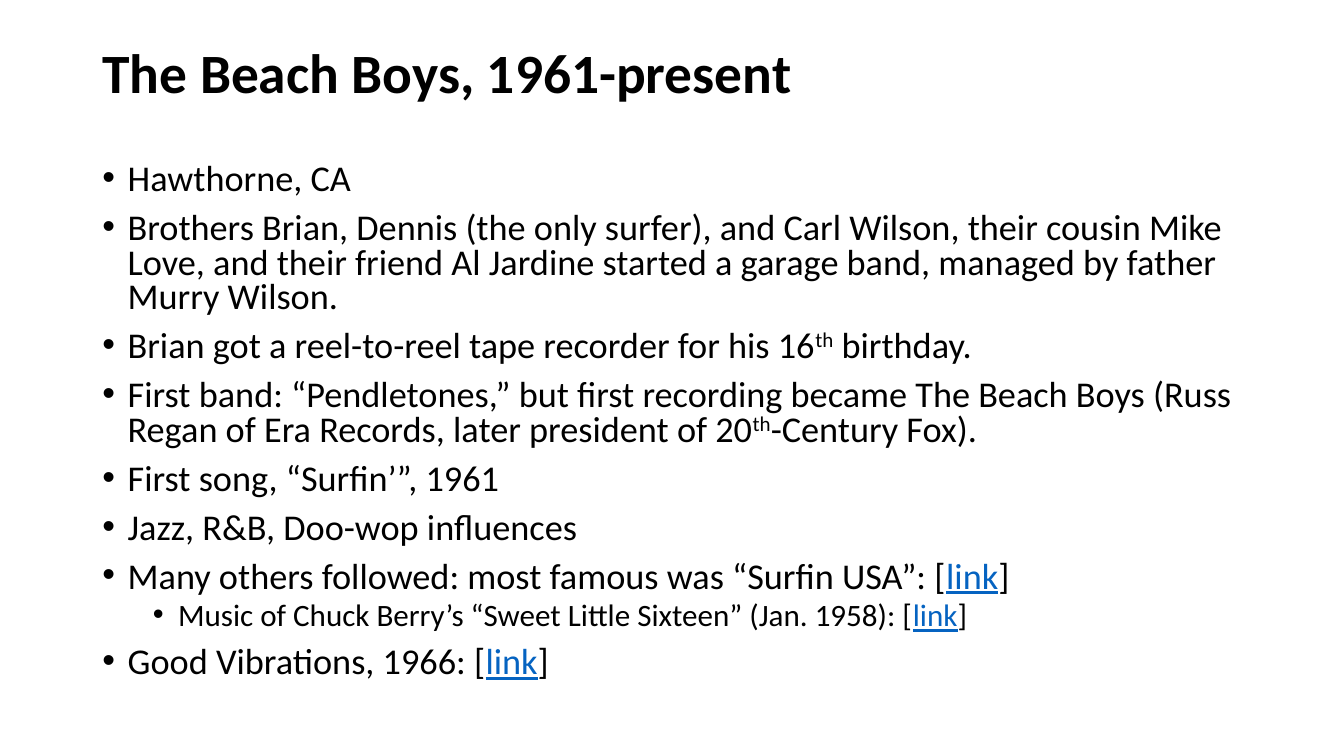
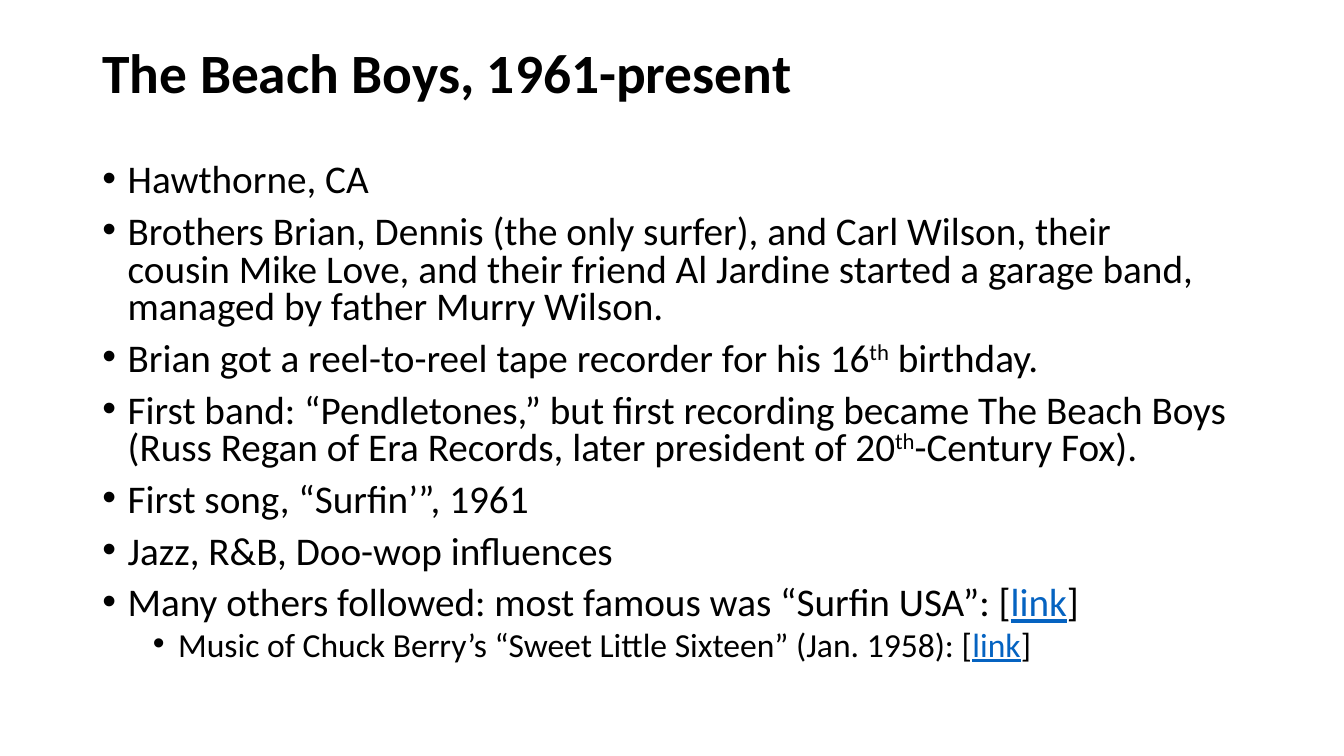
Before and after one commit to mrbaker1917/website, a slide deck: slide 8 of ASMU432/ppts/Beach Boys, Surf Music, and Hot.pptx. Drawn at 1344x756 pixels with LibreOffice and Linux fonts; fonts in the diff are those of the drawing; background and template pictures are left out. Boxes give left, top, right and bottom in pixels: in the first picture for what was removed or moved away, otherwise in the second. Text is boxed around its words. In the diff, an @@ line names an element or a change of style, - is before the commit and + after.

```diff
--- a/ASMU432/ppts/Beach Boys, Surf Music, and Hot.pptx
+++ b/ASMU432/ppts/Beach Boys, Surf Music, and Hot.pptx
@@ text "Hawthorne, CA" at (128, 165, 1226, 663): size 25.9 to 28 pt in "Hawthorne, CA", "Brothers Brian, Dennis (the only surfer), and ...", "Brian got a reel-to-reel tape recorder for ...", "First band: “Pendletones,” but first recording became ..." and 3 more places; size 22.2 to 24 pt in "Music of Chuck Berry’s “Sweet Little Sixteen” ..." @@
@@ text at (128, 647, 549, 680): paragraph removed @@
-• Good Vibrations, 1966: [link]
```
Also in this commit, not shown: 5 other slides changed, 2 slides added, 30 other files.
